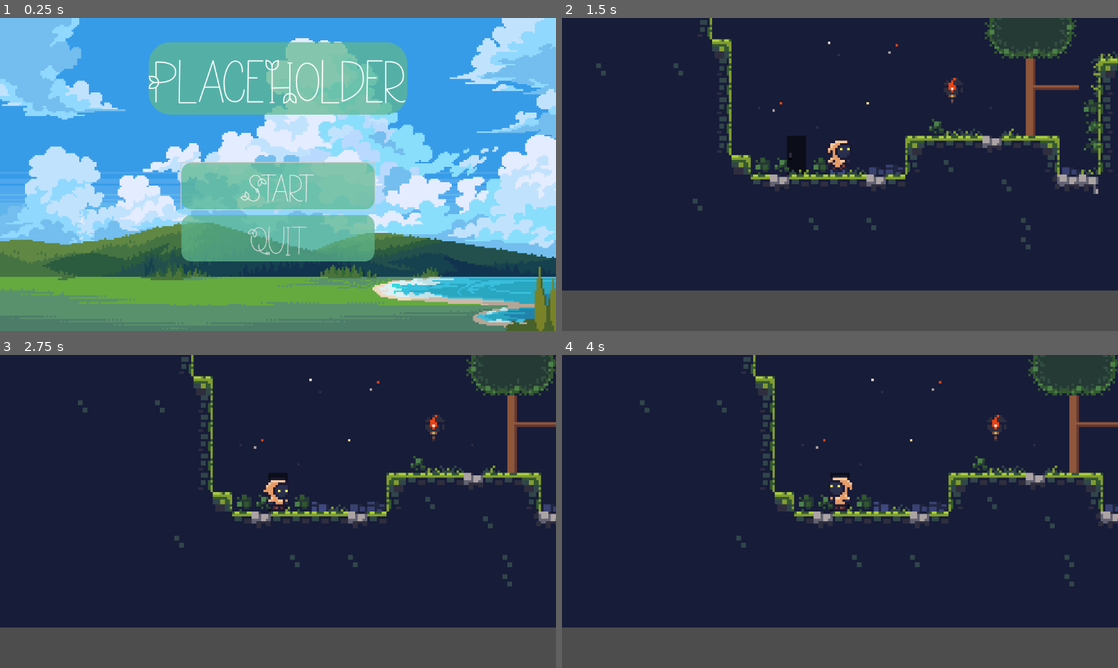
Above: before the commit, frames 1-4 (two rows, left to right).
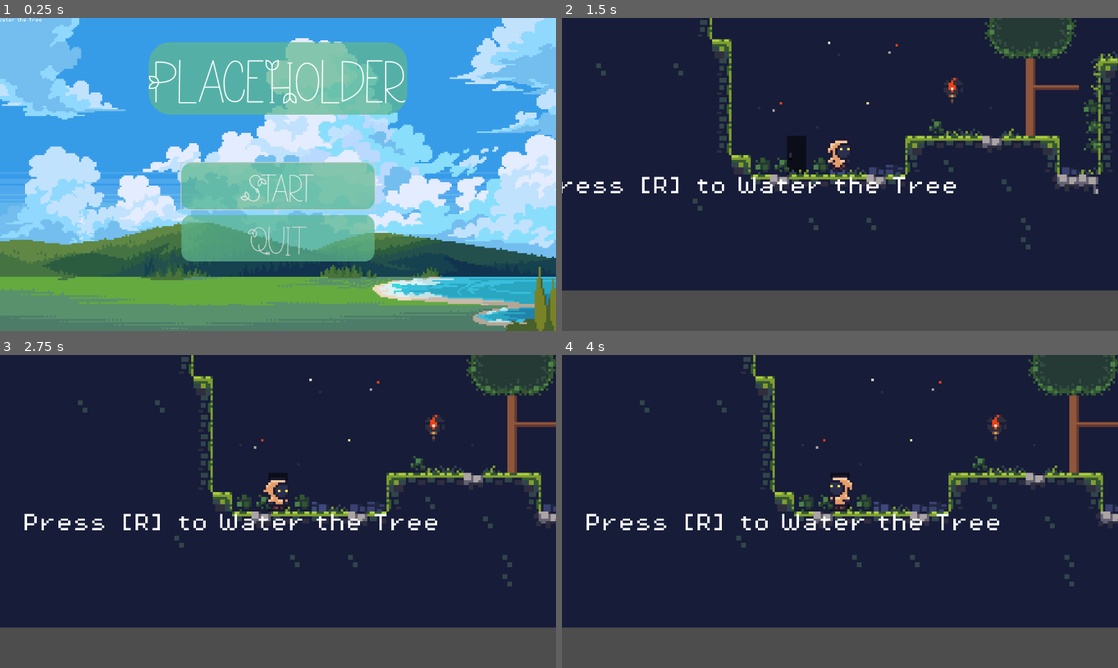
Above: after the commit, the same moments.

Repository: Kkiriya/Dingo25
Game: Godot game, scene res://Scenes/menus/main_menu.tscn
The game is run twice, just before and just after one commit, with the same random seed, the same clock (stepped at 60 frames per second) and the same inputs.
Inputs (mouse positions are in pixels of both pictures, inside the frame that each line leads up to):
- Up to frame 1 (0.25 s): no input
- Up to frame 2 (1.5 s): click "Start" at 0.5 s; tap R (reset level) at 1.25 s; move the mouse to (962, 158) at 1.27 s; hold D (right) from 1.28 s (still down); hold \ (WaterTree) from 1.28 s (still down); click (962, 158) at 1.42 s
- Up to frame 3 (2.75 s): tap Enter (ui_accept) at 1.52 s; release D (right) at 2 s; release \ (WaterTree) at 2 s; tap R (reset level) at 2 s; drag from (166, 527) to (250, 574) at 2.02 s
- Up to frame 4 (4 s): tap R (reset level) at 2.75, 3.5 s; move the mouse to (895, 442) at 2.77 s; hold A (left) 2.78-3.5 s; hold \ (WaterTree) 2.78-3.5 s; drag from (812, 574) to (673, 464) at 3.52 s

The runs differ from the first frame. In frame 1, less than 0.1% of the frame differs, in the area x 0-8%, y 0-2%; in frame 2, 1.0%; in frame 3, 1.0%, in the area x 4-79%, y 50-56%; in frame 4, 1.0%.

Commit message:
PROGRESS : Changing Sprites for tree

Diff:
--- a/dingo25/Scenes/TreeLeft.tscn
+++ b/dingo25/Scenes/TreeLeft.tscn
@@ -1,45 +1,7 @@
-[gd_scene load_steps=11 format=3 uid="uid://by8rqb7evygql"]
+[gd_scene load_steps=4 format=3 uid="uid://by8rqb7evygql"]
 
 [ext_resource type="Script" path="res://Scripts/tree_left.gd" id="1_grmyv"]
-[ext_resource type="Texture2D" uid="uid://c302e3vpynb18" path="res://Assets/sprites/knight.png" id="2_8x4j2"]
 [ext_resource type="PackedScene" uid="uid://rh5fk0h1xkcn" path="res://Scenes/platform.tscn" id="3_xgsi3"]
-[ext_resource type="PackedScene" uid="uid://doovc6xxqw1l3" path="res://Interactions/Interactions area/Interaction_area.tscn" id="4_djxq4"]
-
-[sub_resource type="AtlasTexture" id="AtlasTexture_bxqr3"]
-atlas = ExtResource("2_8x4j2")
-region = Rect2(0, 0, 32, 32)
-
-[sub_resource type="AtlasTexture" id="AtlasTexture_q56k2"]
-atlas = ExtResource("2_8x4j2")
-region = Rect2(32, 0, 32, 32)
-
-[sub_resource type="AtlasTexture" id="AtlasTexture_t4q0h"]
-atlas = ExtResource("2_8x4j2")
-region = Rect2(64, 0, 32, 32)
-
-[sub_resource type="AtlasTexture" id="AtlasTexture_qaisg"]
-atlas = ExtResource("2_8x4j2")
-region = Rect2(96, 0, 32, 32)
-
-[sub_resource type="SpriteFrames" id="SpriteFrames_x0iq7"]
-animations = [{
-"frames": [{
-"duration": 1.0,
-"texture": SubResource("AtlasTexture_bxqr3")
-}, {
-"duration": 1.0,
-"texture": SubResource("AtlasTexture_q56k2")
-}, {
-"duration": 1.0,
-"texture": SubResource("AtlasTexture_t4q0h")
-}, {
-"duration": 1.0,
-"texture": SubResource("AtlasTexture_qaisg")
-}],
-"loop": true,
-"name": &"default",
-"speed": 5.0
-}]
 
 [sub_resource type="CapsuleShape2D" id="CapsuleShape2D_f724i"]
 radius = 23.0
@@ -48,20 +10,13 @@
 [node name="TreeLeft" type="Node2D"]
 script = ExtResource("1_grmyv")
 
-[node name="AnimatedSprite2D" type="AnimatedSprite2D" parent="."]
-position = Vector2(1.19209e-07, -18)
-scale = Vector2(1.8125, 4.375)
-sprite_frames = SubResource("SpriteFrames_x0iq7")
-frame = 3
-frame_progress = 0.957971
-
 [node name="LeftPlatform" parent="." instance=ExtResource("3_xgsi3")]
 position = Vector2(-27, -7)
 
 [node name="RightPlatform" parent="." instance=ExtResource("3_xgsi3")]
 position = Vector2(27, -7)
 
-[node name="InteractionArea" parent="." instance=ExtResource("4_djxq4")]
+[node name="InteractionArea" parent="." instance_placeholder="res://Interactions/Interactions area/Interaction_area.tscn"]
 position = Vector2(-1, 26)
 
 [node name="CollisionShape2D" type="CollisionShape2D" parent="InteractionArea"]
--- a/dingo25/Scenes/TreeRight.tscn
+++ b/dingo25/Scenes/TreeRight.tscn
@@ -1,45 +1,10 @@
-[gd_scene load_steps=11 format=3 uid="uid://bxcbytxbn5tg2"]
+[gd_scene load_steps=6 format=3 uid="uid://bxcbytxbn5tg2"]
 
-[ext_resource type="Texture2D" uid="uid://c302e3vpynb18" path="res://Assets/sprites/knight.png" id="1_cbrn4"]
 [ext_resource type="Script" path="res://Scripts/tree_right.gd" id="1_pw8kd"]
 [ext_resource type="PackedScene" uid="uid://rh5fk0h1xkcn" path="res://Scenes/platform.tscn" id="3_6ylnr"]
 [ext_resource type="PackedScene" uid="uid://doovc6xxqw1l3" path="res://Interactions/Interactions area/Interaction_area.tscn" id="4_8hcoa"]
 
-[sub_resource type="AtlasTexture" id="AtlasTexture_bxqr3"]
-atlas = ExtResource("1_cbrn4")
-region = Rect2(0, 0, 32, 32)
-
-[sub_resource type="AtlasTexture" id="AtlasTexture_q56k2"]
-atlas = ExtResource("1_cbrn4")
-region = Rect2(32, 0, 32, 32)
-
-[sub_resource type="AtlasTexture" id="AtlasTexture_t4q0h"]
-atlas = ExtResource("1_cbrn4")
-region = Rect2(64, 0, 32, 32)
-
-[sub_resource type="AtlasTexture" id="AtlasTexture_qaisg"]
-atlas = ExtResource("1_cbrn4")
-region = Rect2(96, 0, 32, 32)
-
 [sub_resource type="SpriteFrames" id="SpriteFrames_x0iq7"]
-animations = [{
-"frames": [{
-"duration": 1.0,
-"texture": SubResource("AtlasTexture_bxqr3")
-}, {
-"duration": 1.0,
-"texture": SubResource("AtlasTexture_q56k2")
-}, {
-"duration": 1.0,
-"texture": SubResource("AtlasTexture_t4q0h")
-}, {
-"duration": 1.0,
-"texture": SubResource("AtlasTexture_qaisg")
-}],
-"loop": true,
-"name": &"default",
-"speed": 5.0
-}]
 
 [sub_resource type="CapsuleShape2D" id="CapsuleShape2D_f724i"]
 radius = 23.0
@@ -52,7 +17,6 @@
 position = Vector2(1.19209e-07, -18)
 scale = Vector2(1.8125, 4.375)
 sprite_frames = SubResource("SpriteFrames_x0iq7")
-frame = 3
 frame_progress = 0.957971
 
 [node name="LeftPlatform" parent="." instance=ExtResource("3_6ylnr")]
--- a/dingo25/Scenes/platform.tscn
+++ b/dingo25/Scenes/platform.tscn
@@ -3,7 +3,7 @@
 [ext_resource type="Texture2D" uid="uid://bs86n3r4gh2ju" path="res://Assets/sprites/platforms.png" id="1_72mie"]
 
 [sub_resource type="RectangleShape2D" id="RectangleShape2D_15umo"]
-size = Vector2(32, 10)
+size = Vector2(34, 10)
 
 [node name="Platform" type="AnimatableBody2D"]
 
--- a/dingo25/Scripts/interaction_manager.gd
+++ b/dingo25/Scripts/interaction_manager.gd
@@ -19,13 +19,13 @@
 func _process(delta: float):
 	if active_areas.size() > 0 && can_interact:
 		active_areas.sort_custom(_sort_by_distance_to_player)
-		label.text = base_text + active_areas[0].action_name
-		label.global_position = active_areas[0].global_position
-		label.global_position.y -= 50
-		label.global_position.x -= label.size.x / 2
-		label.show()
-	else:
-		label.hide()
+		#label.text = base_text + active_areas[0].action_name
+		#label.global_position = active_areas[0].global_position
+		#label.global_position.y -= 50
+		#label.global_position.x -= label.size.x / 2
+		#label.show()
+	#else:
+		#label.hide()
 
 func _sort_by_distance_to_player(area1, area2):
 	var area1_to_player = player.global_position.distance_to(area1.global_position)
